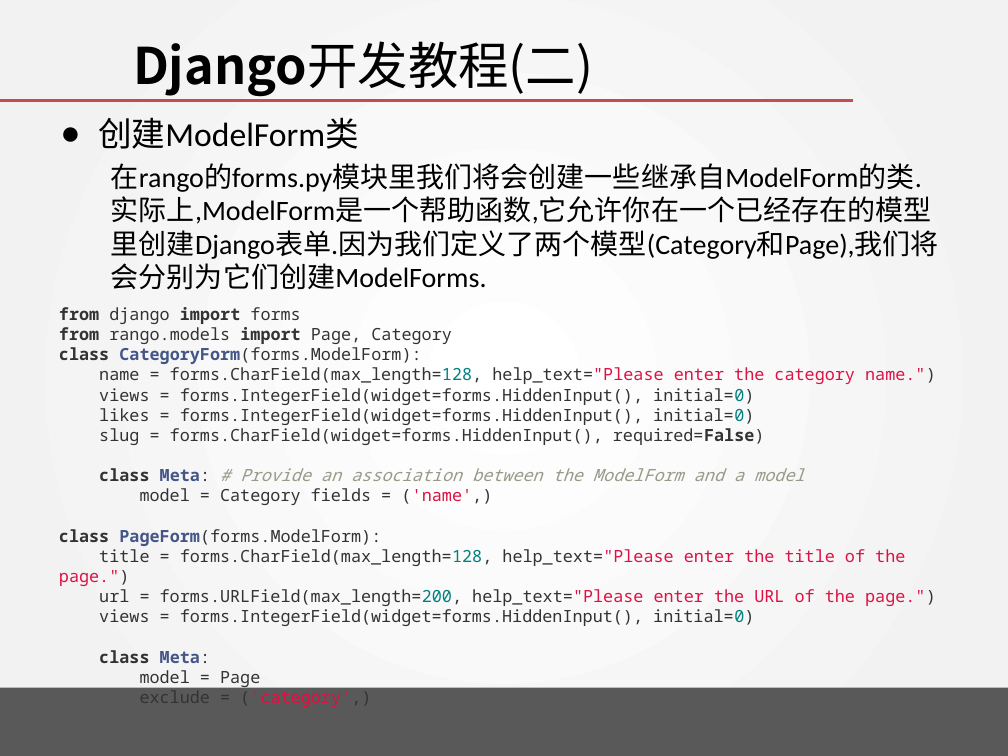
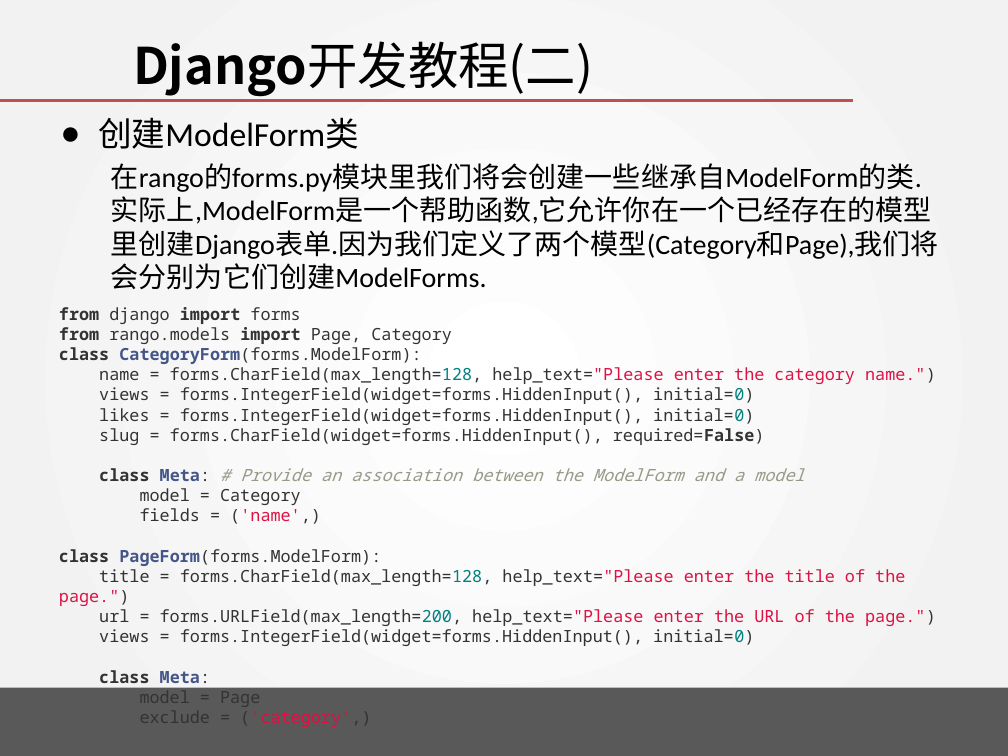
Before and after one commit to wangjin0818/Creative_Experiment_2019, a slide deck: slide 5 of week 05/Tango with Django - II.pptx. Drawn at 1008x756 pixels with LibreOffice and Linux fonts; fonts in the diff are those of the drawing; background and template pictures are left out. Boxes give left, top, right and bottom in pixels: in the first picture for what was removed or moved away, otherwise in the second. Text is boxed around its words. In the diff, an @@ line names an element or a change of style, - is before the commit and + after.

```diff
--- a/week 05/Tango with Django - II.pptx
+++ b/week 05/Tango with Django - II.pptx
@@ text at (x1=140, y1=488, x2=321, y2=524): text changed @@
-model = Category fields = ('name',)
+model = Category
+fields = ('name',)
```
Also in this commit, not shown: 2 slides added.
